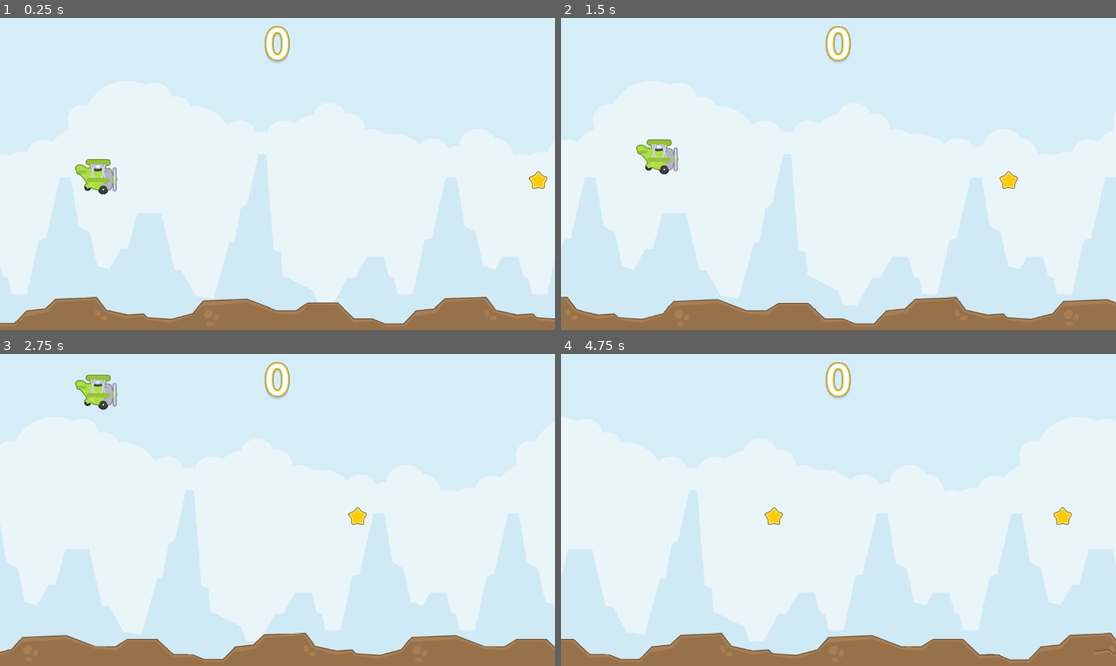
Above: before the commit, frames 1-4 (two rows, left to right).
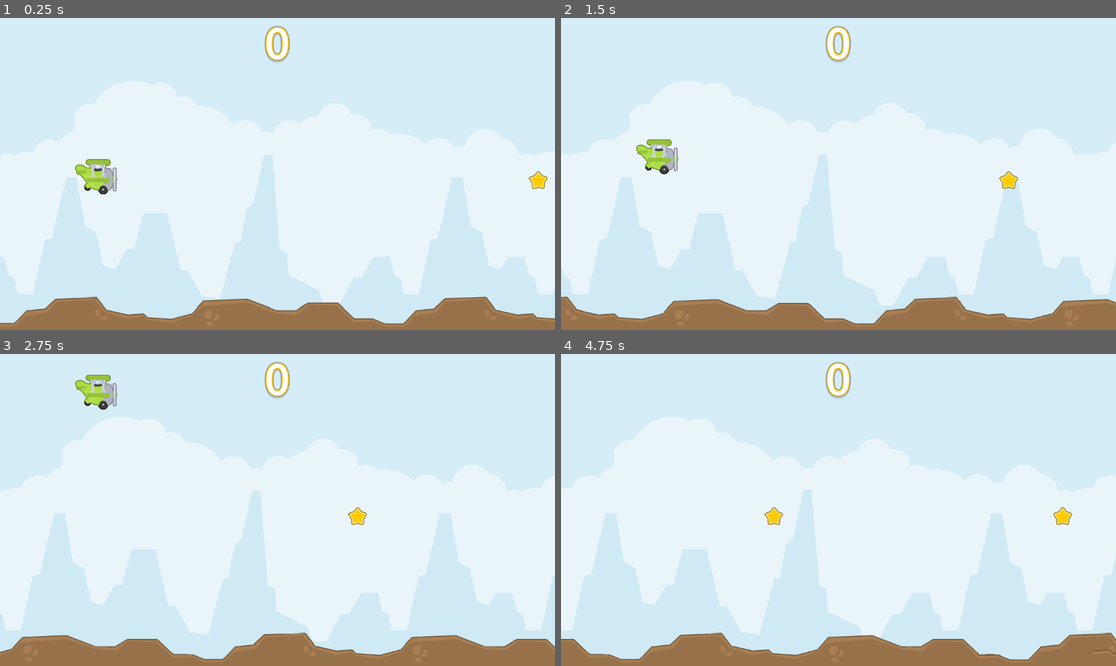
Above: after the commit, the same moments.

Repository: AllanSechrist/FlappyPlane
Game: Godot game, scene res://scenes/sandbox.tscn
The game is run twice, just before and just after one commit, with the same random seed, the same clock (stepped at 60 frames per second) and the same inputs. The project has no main scene, so this scene is started directly.
Inputs (mouse positions are in pixels of both pictures, inside the frame that each line leads up to):
- Up to frame 1 (0.25 s): no input
- Up to frame 2 (1.5 s): move the mouse to (960, 158) at 0.52 s; click (960, 158) at 0.6 s; move the mouse to (727, 189) at 1.27 s; click (727, 189) at 1.35 s
- Up to frame 3 (2.75 s): move the mouse to (333, 441) at 2.02 s; click (333, 441) at 2.1 s
- Up to frame 4 (4.75 s): move the mouse to (810, 572) at 2.77 s; click (810, 572) at 2.85 s; move the mouse to (1005, 556) at 3.52 s; click (1005, 556) at 3.6 s; move the mouse to (672, 463) at 4.27 s; click (672, 463) at 4.35 s

The runs differ from the first frame. In frame 1, 3.1% of the frame differs, in the area x 0-100%, y 43-92%; in frame 2, 16%; in frame 3, 15%; in frame 4, 13%.

Commit message:
refactor player script. add slow down effect to game upon player death

Diff:
--- a/scenes/game_manager.gd
+++ b/scenes/game_manager.gd
@@ -5,6 +5,7 @@
 @onready var rock_spawner: RockSpawner = $RockSpawner
 @onready var ground_spawner: GroundSpawner = $GroundSpawner
 @onready var collectable_spawner: CollectableSpawner = $CollectableSpawner
+@onready var parallax_2d: Parallax2D = $Parallax2D
 @onready var hud: HUD = $HUD
 
 var score := 0
@@ -12,6 +13,7 @@
 func _ready() -> void:
 	ground_spawner.request_connection.connect(rock_spawner._on_connection_requested)
 	collectable_spawner.collectable_collected.connect(_on_score_change)
+	player.die.connect(game_over)
 
 func _on_score_change(points: int) -> void:
 	score += points
@@ -21,5 +23,15 @@
 func increase_game_speed() -> void:
 	GameSettings.game_speed *= 1.0025
 	GameSettings.top_rock_offset += 0.5
-	print(GameSettings.game_speed)
-	print(GameSettings.top_rock_offset)
+
+func stop_game():
+	collectable_spawner.spawn_timer.stop()
+	var tween = create_tween()
+	tween.set_parallel(true)
+
+	tween.tween_property(GameSettings, "game_speed", 0.0, 1.0).set_trans(Tween.TRANS_QUART).set_ease(Tween.EASE_OUT)
+	tween.tween_property(parallax_2d, "autoscroll", Vector2.ZERO, 1.0).set_trans(Tween.TRANS_QUART).set_ease(Tween.EASE_OUT)
+
+func game_over() -> void:
+	player.alive = false
+	stop_game()
--- a/scenes/parallax_2d.gd
+++ b/scenes/parallax_2d.gd
@@ -16,7 +16,4 @@
 	repeat_size = Vector2(scaled_width, 0)
 	repeat_times = int(ceil(viewport_size.x / scaled_width)) + 2
 
-	autoscroll = Vector2(-60, 0)
-
-func adjust_autoscroll(new_speed: Vector2) -> void:
-	autoscroll = new_speed
+	autoscroll = Vector2(-10, 0)
--- a/scenes/player/player.gd
+++ b/scenes/player/player.gd
@@ -4,18 +4,18 @@
 @export var gravity := 900.0
 @export var click_strength := 500.0
 
+var alive := true
+
+signal die
+
+
 func _physics_process(delta: float) -> void:
 	velocity.y += gravity * delta
 
-	if Input.is_action_just_pressed("click"):
+	if Input.is_action_just_pressed("click") and alive:
 		velocity.y = -click_strength
 
 	move_and_slide()
 
 	if get_slide_collision_count() > 0:
-		game_over()
-
-func game_over() -> void:
-	print("Game Over!")
-	GameSettings.game_speed = 0
-	queue_free()
+		die.emit()
